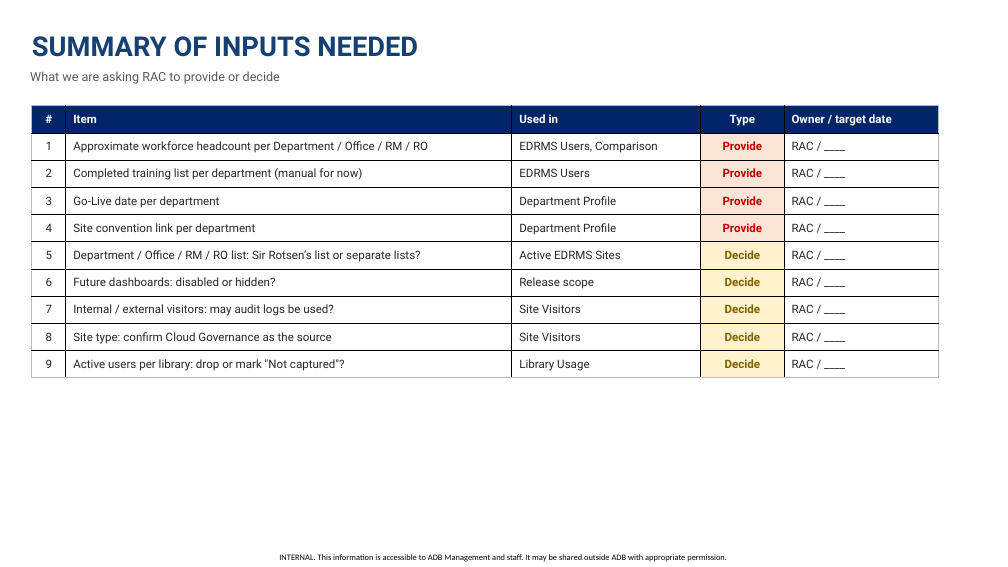
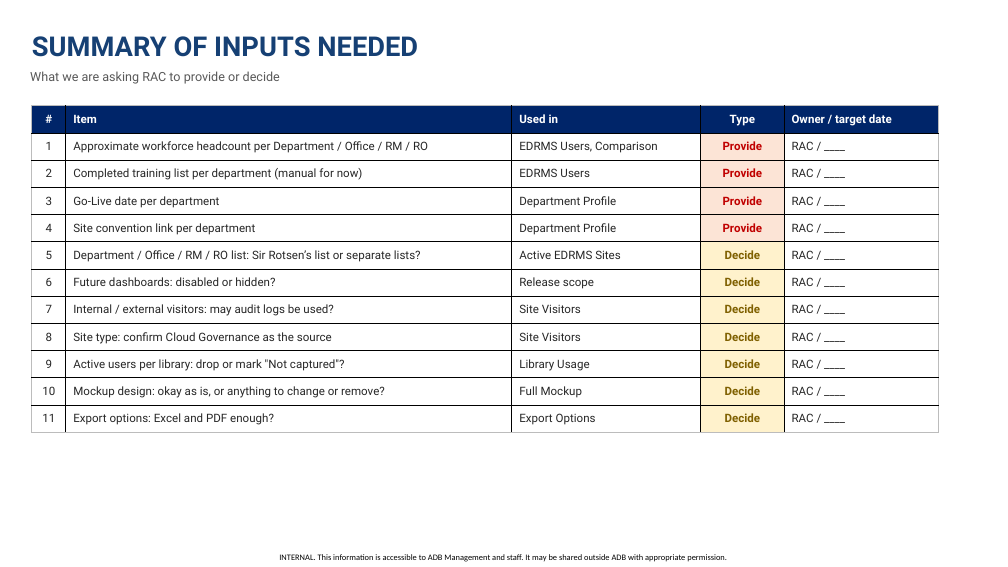
Before and after one commit to perezfiles01-droid/Jim, a slide deck: slide 23 of EDRMS_R2026.4_Requirements_Reconfirmation.pptx (slide 22 before the commit). Drawn at 1008x567 pixels with LibreOffice and Linux fonts; fonts in the diff are those of the drawing; background and template pictures are left out. Boxes give left, top, right and bottom in pixels: in the first picture for what was removed or moved away, otherwise in the second. Text is boxed around its words. In the diff, an @@ line names an element or a change of style, - is before the commit and + after.

```diff
--- a/EDRMS_R2026.4_Requirements_Reconfirmation.pptx
+++ b/EDRMS_R2026.4_Requirements_Reconfirmation.pptx
@@ table at (32, 106, 939, 433) @@
+row 11: 10 | Mockup design: okay as is, or anything to change or remove? | Full Mockup | Decide | RAC / ____
+row 12: 11 | Export options: Excel and PDF enough? | Export Options | Decide | RAC / ____
```
Also in this commit, not shown: 3 other slides changed, 1 slide added.
